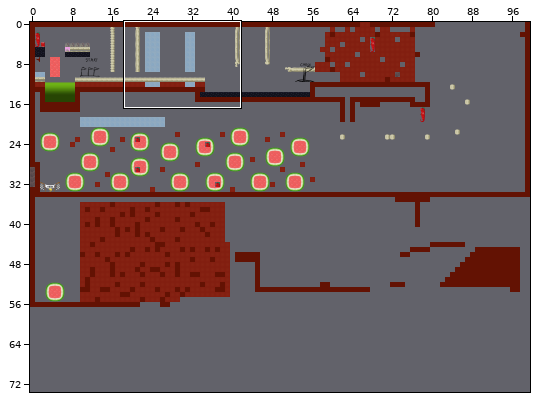
Two states of a Tiled map, data/assets/DeekTestMap.tmx. The first picture is a wide view before the edit; the outline marks the close-up.
Close-up. Before:
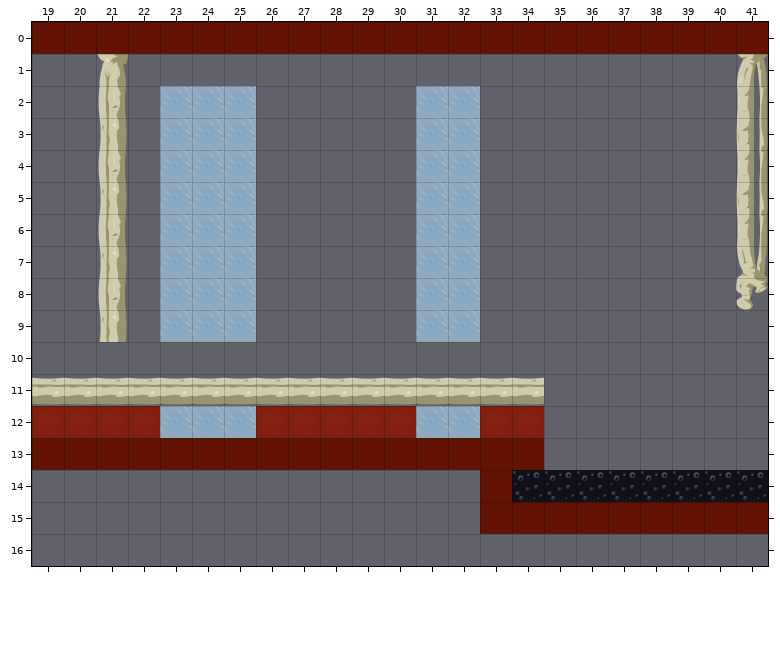
Cells are 64x64 px. Shown: x 19..41, y 0..16. The commit also changed other parts of the map, which this record leaves out. Tiles whose own drawing changed are shown in their newer look in all pictures.
Now the later version:
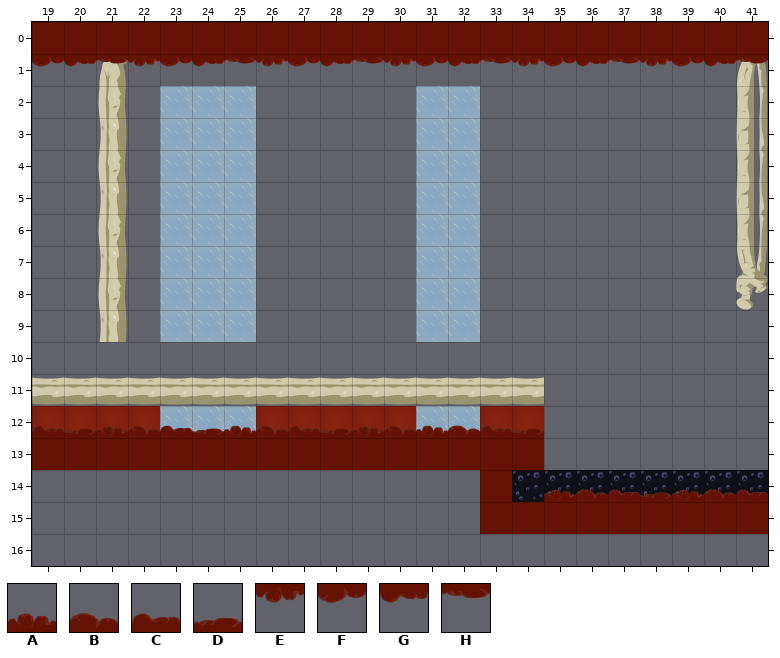
Key: from "TileHard": A 8, B 9, C 10, D 11, E 12, F 13, G 14, H 15.
_ is an empty cell.
Changes in this commit:
Layer "Foreground":
y 1: x 19..41 _______________________ -> FGHEFGHEFGHEFGHEFGHEFGH
y 12: x 19..34 ________________ -> CDABCDABCDABABCD
y 14: x 35..41 _______ -> ABCDABC
Pixel boxes of the changes (left, top, right, bottom) in both close-ups:
added: (32, 54, 768, 67)
added: (32, 425, 544, 438)
added: (544, 489, 768, 502)
